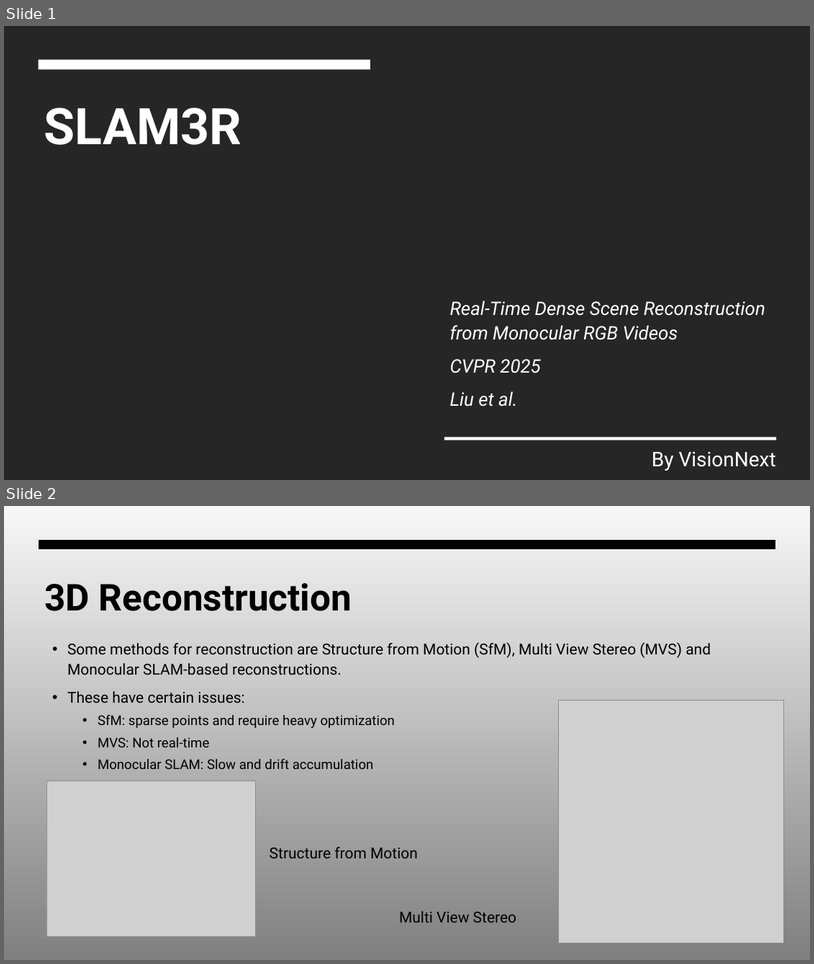
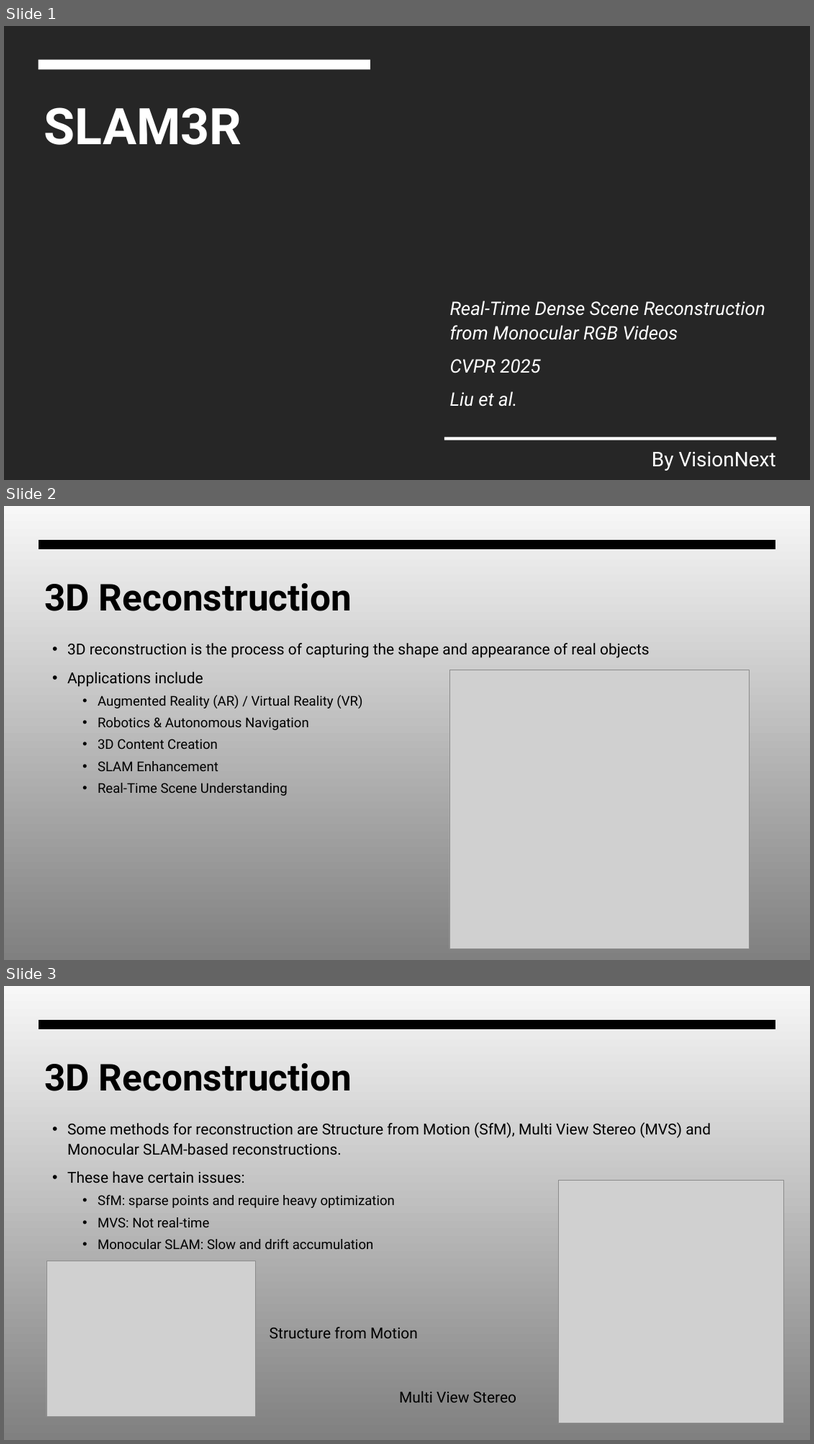
Before and after one commit to Warren-SJ/SLAM3R, a slide deck: SLAM3R.pptx. Shown one above the other, each under a label of ours: slides 1 and 2 before the commit, slides 1, 2 and 3 after it. The pictures are 814x964 and 814x1444 pixels, drawn with LibreOffice and Linux fonts; fonts in the diff are those of the drawing; grey boxes stand for pictures; background and template pictures are left out. Boxes give left, top, right and bottom in pixels: in the first picture for what was removed or moved away, otherwise in the second. Text is boxed around its words. In the diff, an @@ line names an element or a change of style, - is before the commit and + after.

Commit message:
Update presentation

```diff
--- a/SLAM3R.pptx
+++ b/SLAM3R.pptx
@@ slide 2 added at box(4, 506, 810, 960), background gradient #F7F7F7 to #808080; not listed: 1 template element that a slide beside it also shows @@
@@ title added at box(44, 583, 352, 611), 44 pt, text #000000, bold @@
+3D Reconstruction
@@ text added at box(67, 643, 650, 795), 16 pt, text #000000 @@
+• 3D reconstruction is the process of capturing the shape and appearance of real objects
+• Applications include
+  • Augmented Reality (AR) / Virtual Reality (VR)
+  • Robotics & Autonomous Navigation
+  • 3D Content Creation
+  • SLAM Enhancement
+  • Real-Time Scene Understanding
@@ picture added at box(450, 670, 750, 949) @@
@@ what was slide 2 is now slide 3 @@
```
Also in this commit, not shown: 1 slide changed, 1 other slide added.
